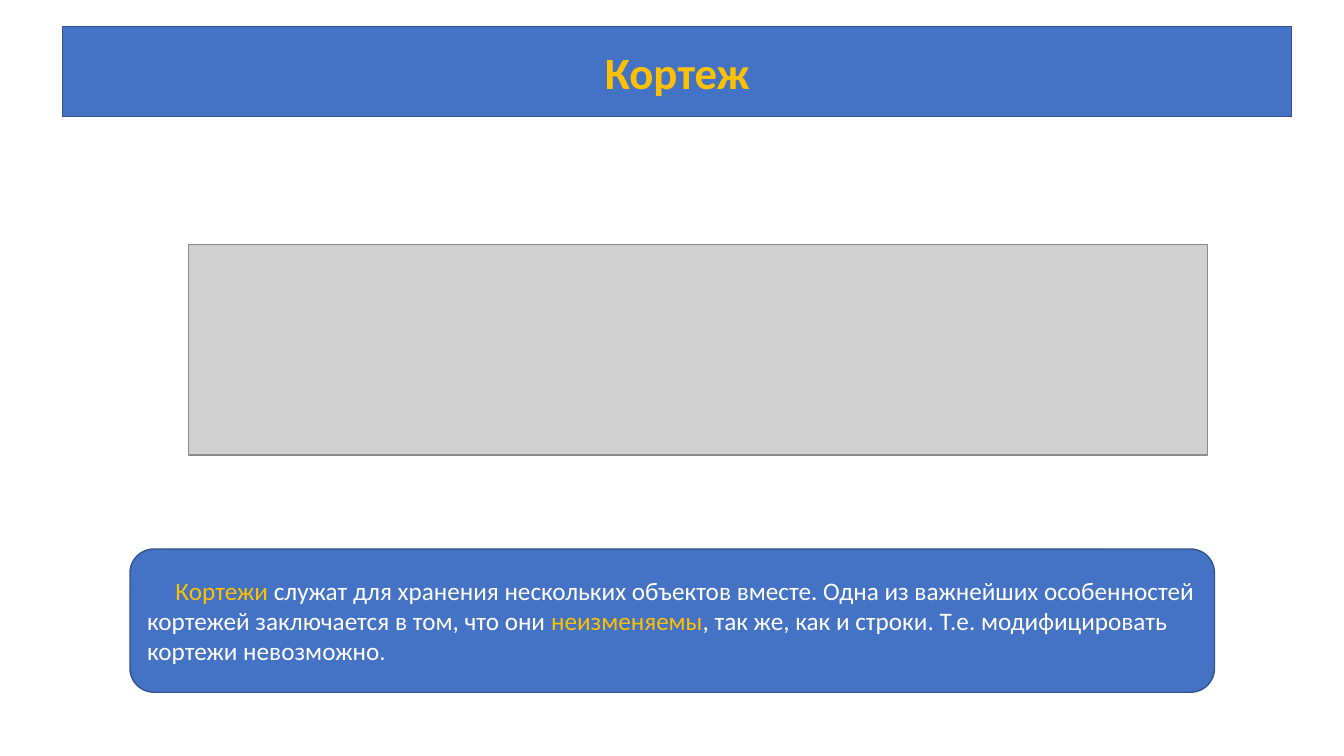
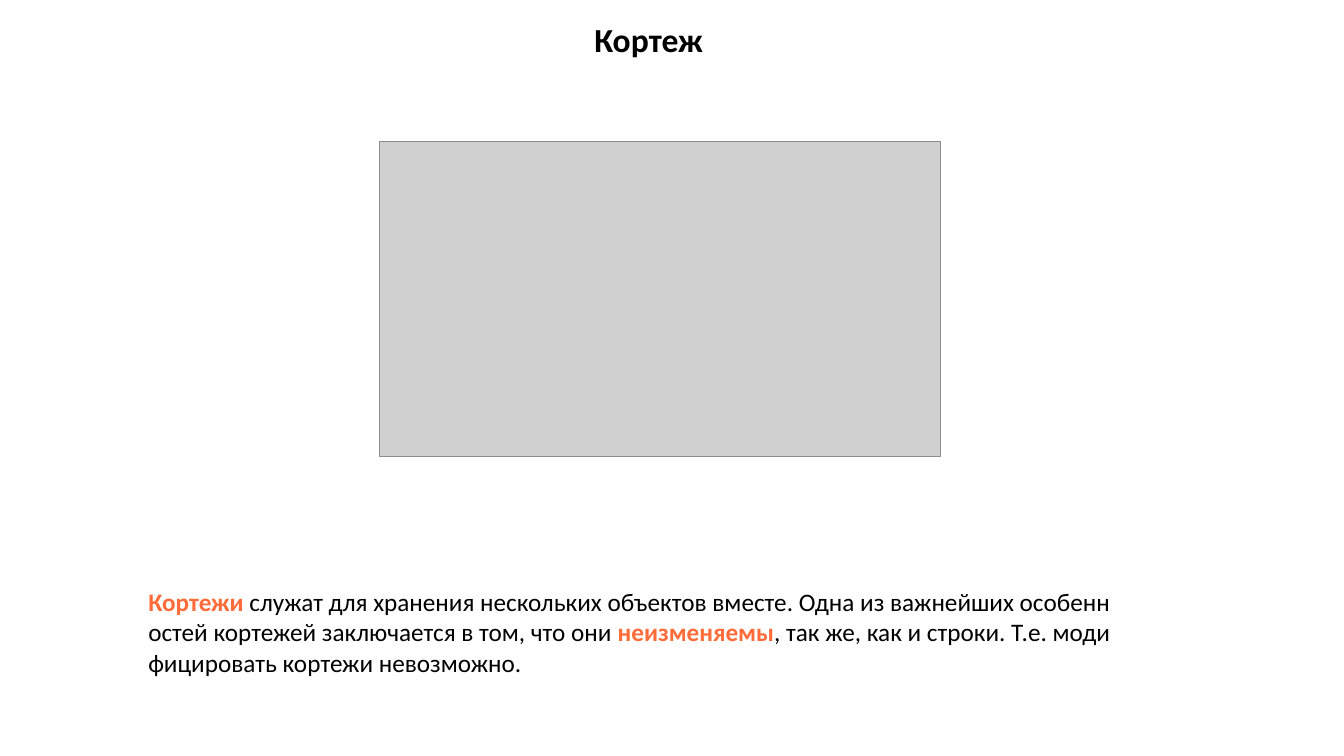
Before and after one commit to azamat7087/python_lessons_ver.2, a slide deck: slide 6 of lesson 6/Lesson_6.pptx. Drawn at 1344x756 pixels with LibreOffice and Linux fonts; fonts in the diff are those of the drawing; grey boxes stand for pictures. Boxes give left, top, right and bottom in pixels: in the first picture for what was removed or moved away, otherwise in the second. Text is boxed around its words. In the diff, an @@ line names an element or a change of style, - is before the commit and + after.

```diff
--- a/lesson 6/Lesson_6.pptx
+++ b/lesson 6/Lesson_6.pptx
@@ text "Кортеж" moved from (x1=63, y1=27, x2=1292, y2=117) to (x1=594, y1=30, x2=703, y2=58) @@
@@ text "Кортеж" at (x1=594, y1=30, x2=703, y2=58): size 32 to 24 pt, text colour #FFC000 to #000000, letter outline #FFC000 1 pt to none; alignment centre to left; vertical alignment middle to top; fill #4472C4 to none; outline #325491 1 pt to none @@
@@ picture added at (x1=379, y1=141, x2=941, y2=457) @@
@@ picture removed at (x1=189, y1=245, x2=1209, y2=455) @@
@@ text "Кортежи служат для хранения нескольких ..." moved from (x1=130, y1=549, x2=1215, y2=693) to (x1=148, y1=594, x2=1047, y2=676) @@
@@ text "Кортежи служат для хранения нескольких ..." at (x1=148, y1=594, x2=1047, y2=676): text colour #FFC000 to #FF6C3A, bold on in "Кортежи неизменяемы,"; text colour #FFFFFF to #000000 in "служат для хранения нескольких объектов вместе. Одна ..."; vertical alignment middle to top; fill #4472C4 to none; outline #325491 1 pt to none @@
```
Also in this commit, not shown: 1 other slide changed, 7 slides added, 1 other file.
